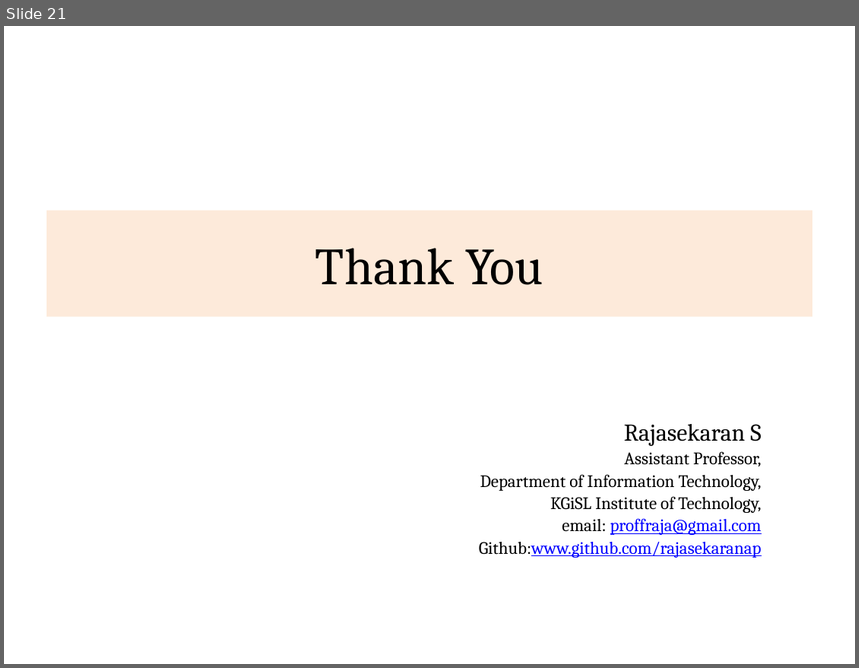
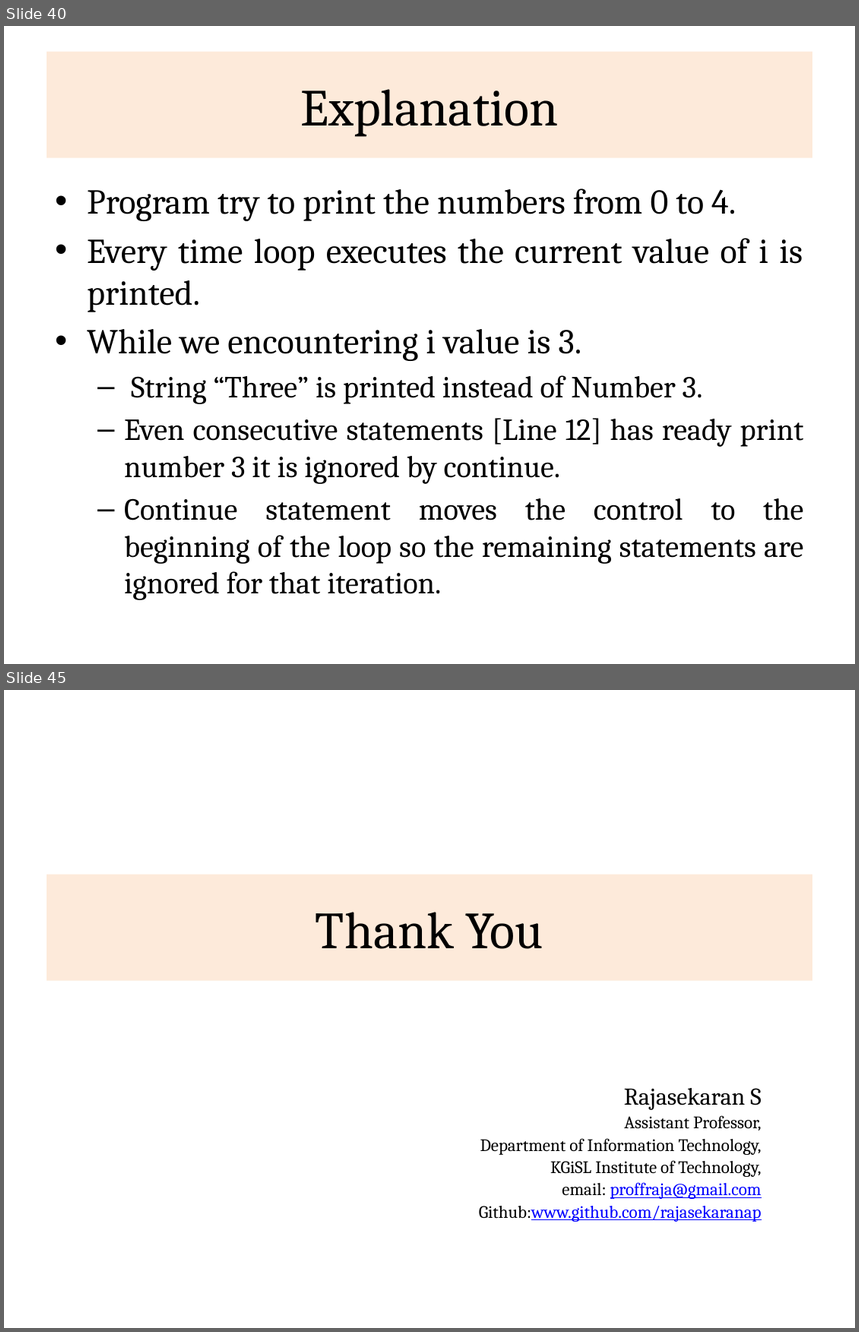
Before and after one commit to rajasekaran36/CS8392-OOPS, a slide deck: Presentations/Unit 1/CS8392-U1-10-ControlFlow_Decision.pptx. Shown one above the other, each under a label of ours: slide 21 before the commit, slides 40 and 45 after it; the slides between them are not shown. The pictures are 859x668 and 859x1332 pixels, drawn with LibreOffice and Linux fonts; fonts in the diff are those of the drawing. Boxes give left, top, right and bottom in pixels: in the first picture for what was removed or moved away, otherwise in the second. Text is boxed around its words. In the diff, an @@ line names an element or a change of style, - is before the commit and + after.

```diff
--- a/Presentations/Unit 1/CS8392-U1-10-ControlFlow_Decision.pptx
+++ b/Presentations/Unit 1/CS8392-U1-10-ControlFlow_Decision.pptx
@@ slide 40 added at (x1=4, y1=26, x2=855, y2=664), background #FFFFFF @@
@@ title added at (x1=47, y1=52, x2=813, y2=158), fill #FDEADA, 44 pt, text #000000 @@
+Explanation
@@ text added at (x1=87, y1=189, x2=804, y2=601), 25.9 pt, text #000000 @@
+• Program try to print the numbers from 0 to 4.
+• Every time loop executes the current value of i is printed.
+• While we encountering i value is 3.
+  – String “Three” is printed instead of Number 3.
+  – Even consecutive statements [Line 12] has ready print number 3 it is ignored by continue.
+  – Continue statement moves the control to the beginning of the loop so the remaining statements are ignored for that iteration.
@@ what was slide 21 is now slide 45 @@
```
Also in this commit, not shown: 3 slides changed, 23 other slides added, 2 other files.
